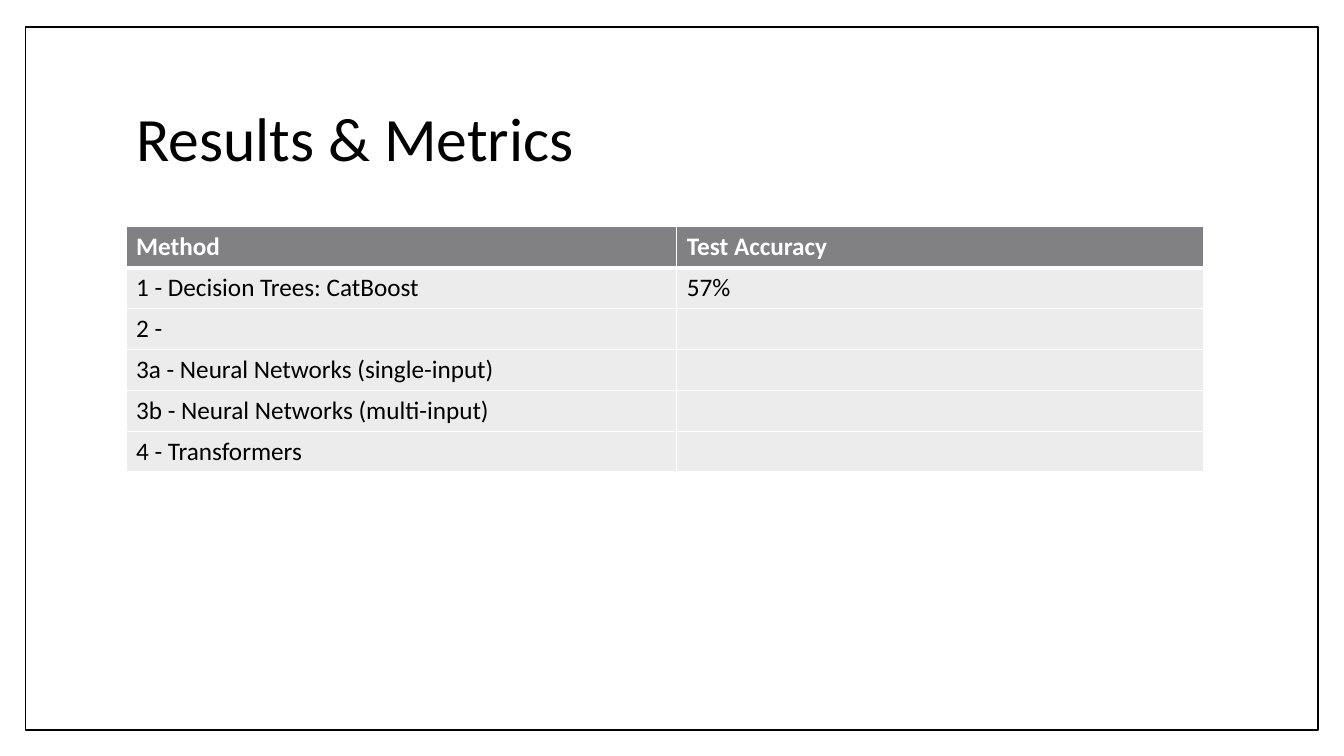
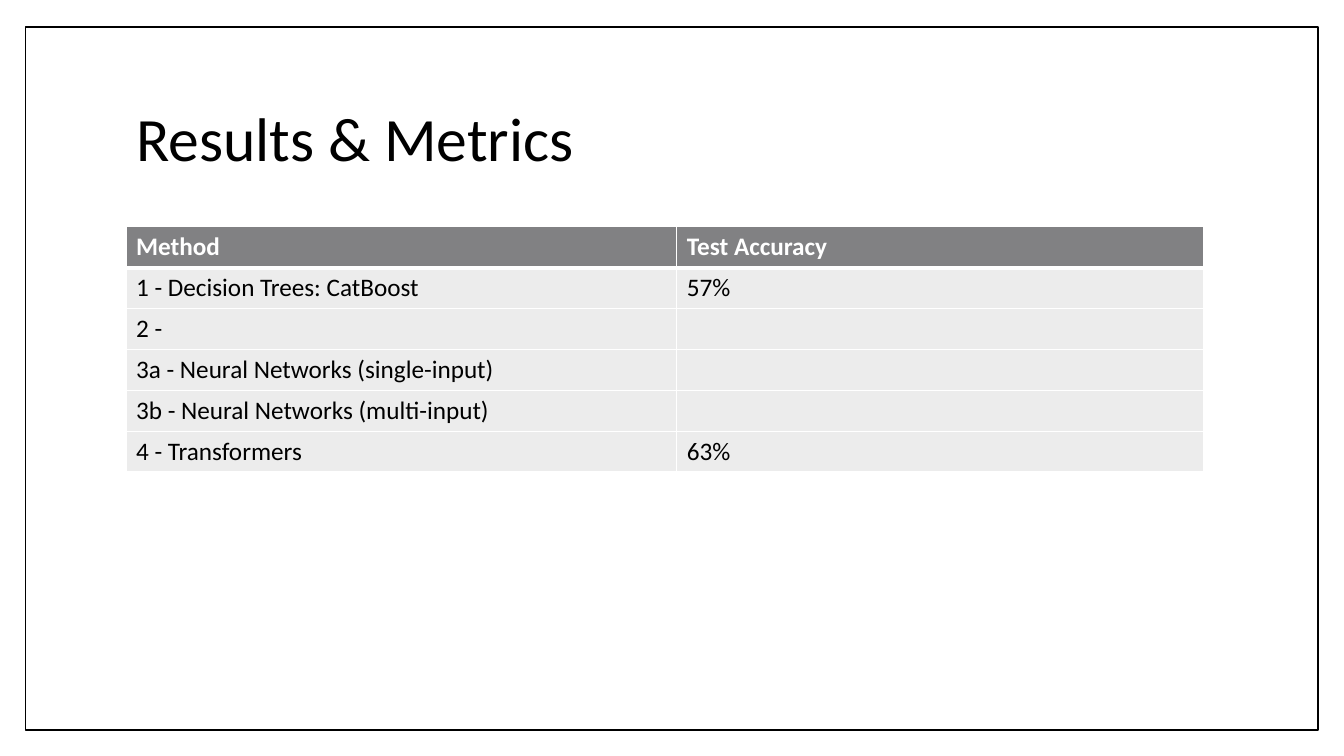
Before and after one commit to bl1zzardx/hivprogression, a slide deck: slide 12 of hivprogression/peer-seminar.pptx. Drawn at 1344x756 pixels with LibreOffice and Linux fonts; fonts in the diff are those of the drawing. Boxes give left, top, right and bottom in pixels: in the first picture for what was removed or moved away, otherwise in the second. Text is boxed around its words. In the diff, an @@ line names an element or a change of style, - is before the commit and + after.

```diff
--- a/hivprogression/peer-seminar.pptx
+++ b/hivprogression/peer-seminar.pptx
@@ table at (126, 227, 1204, 469) @@
-row 6, column 2: 
+row 6, column 2: 63%
```
Also in this commit, not shown: 2 other slides changed, 1 other file.
